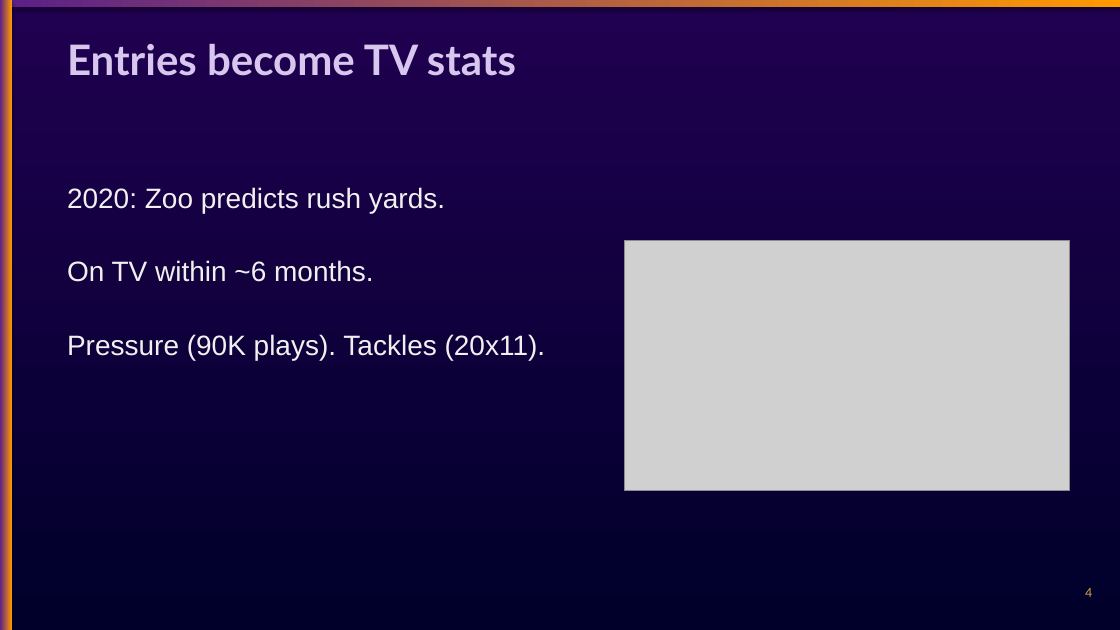
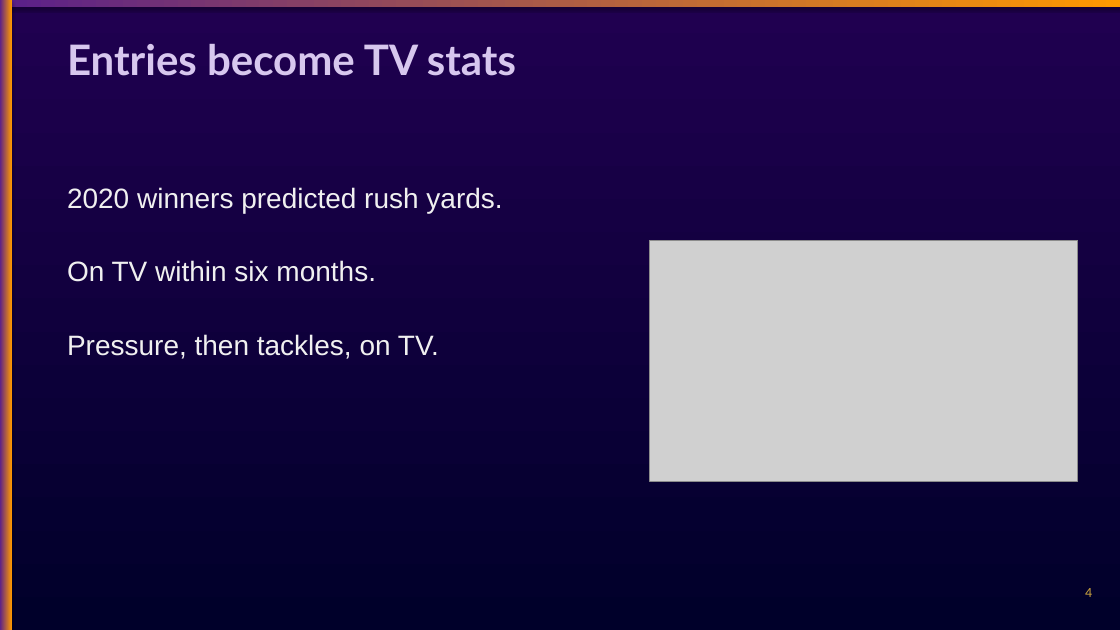
Before and after one commit to chasko-labs/nfl-big-data-bowl-2027, a slide deck: slide 4 of deck/unified.pptx. Drawn at 1120x630 pixels with LibreOffice and Linux fonts; fonts in the diff are those of the drawing; grey boxes stand for pictures. Boxes give left, top, right and bottom in pixels: in the first picture for what was removed or moved away, otherwise in the second. Text is boxed around its words. In the diff, an @@ line names an element or a change of style, - is before the commit and + after.

Commit message:
deck: plain-words rewrite all 17, collision-free layout

```diff
--- a/deck/unified.pptx
+++ b/deck/unified.pptx
@@ text at <box>67,187,502,359</box>: text changed @@
-2020: Zoo predicts rush yards.
-On TV within ~6 months.
-Pressure (90K plays). Tackles (20x11).
+2020 winners predicted rush yards.
+On TV within six months.
+Pressure, then tackles, on TV.
@@ picture: place and size @@
-picture at <box>624,240,1070,491</box>
+picture at <box>649,240,1078,481</box>
```
Also in this commit, not shown: 6 other slides changed, 9 slides added, 9 slides removed.
